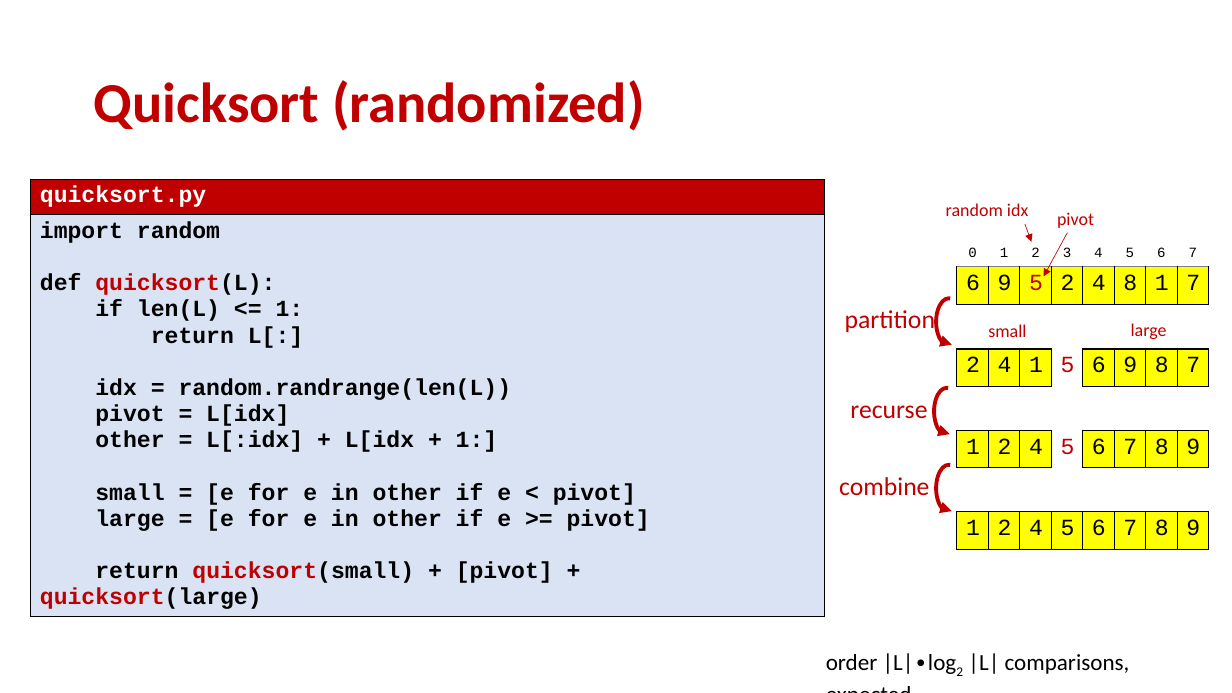
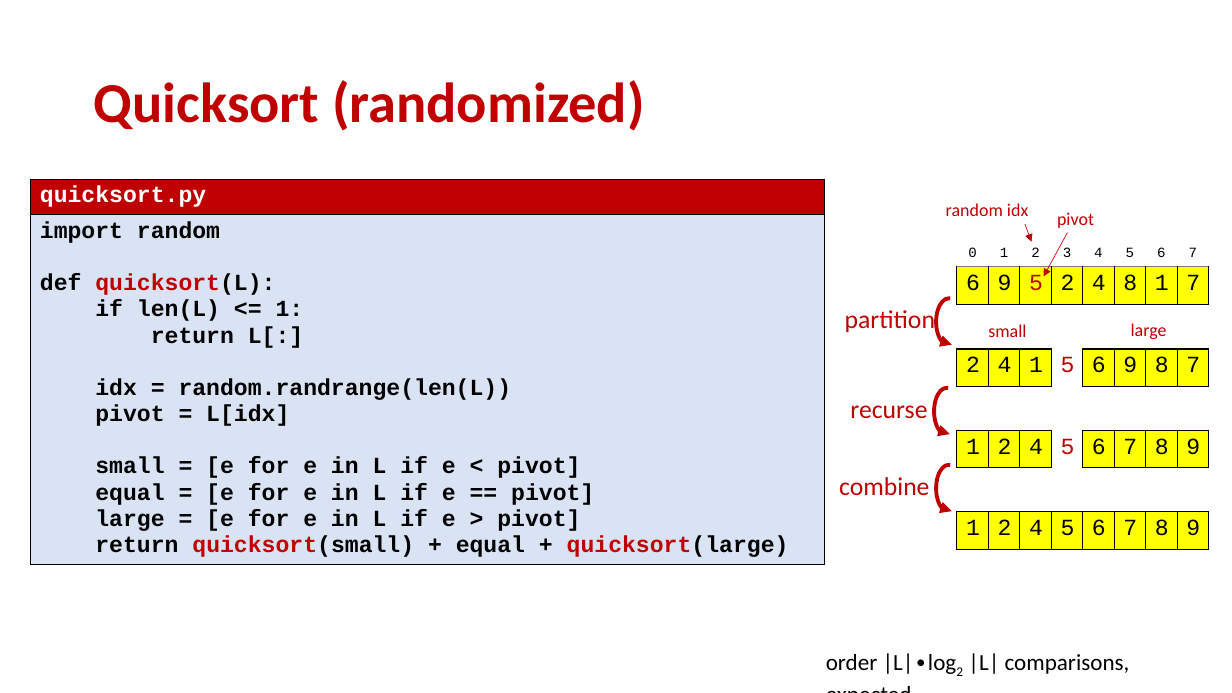
Before and after one commit to gsbrodal/gsbrodal.github.io, a slide deck: slide 11 of ipsa/slides/recursion_iteration.pptx. Drawn at 1232x693 pixels with LibreOffice and Linux fonts; fonts in the diff are those of the drawing. Boxes give left, top, right and bottom in pixels: in the first picture for what was removed or moved away, otherwise in the second. Text is boxed around its words. In the diff, an @@ line names an element or a change of style, - is before the commit and + after.

```diff
--- a/ipsa/slides/recursion_iteration.pptx
+++ b/ipsa/slides/recursion_iteration.pptx
@@ table at (30,179,824,586) @@
-row 2, column 1: import random / def quicksort(L): / if len(L) <= 1: / return L[:] / idx = random.randrange(len(L)) / pivot = L[idx] / other = L[:idx] + L[idx + 1:] / small = [e for e in other if e < pivot] / large = [e for e in other if e >= pivot] / return quicksort(small) + [pivot] + quicksort(large)
+row 2, column 1: import random / def quicksort(L): / if len(L) <= 1: / return L[:] / idx = random.randrange(len(L)) / pivot = L[idx] / small = [e for e in L if e < pivot] / equal = [e for e in L if e == pivot] / large = [e for e in L if e > pivot] / return quicksort(small) + equal + quicksort(large)
```
Also in this commit, not shown: 1 other slide changed, 7 other files.
